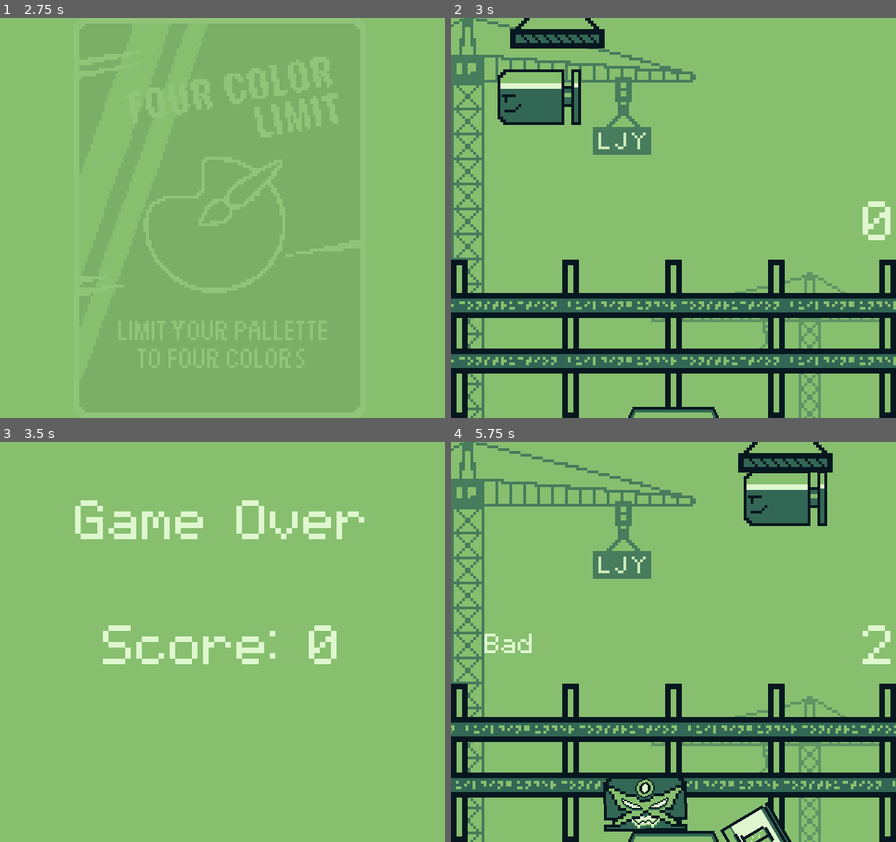
Above: before the commit, frames 1-4 (two rows, left to right).
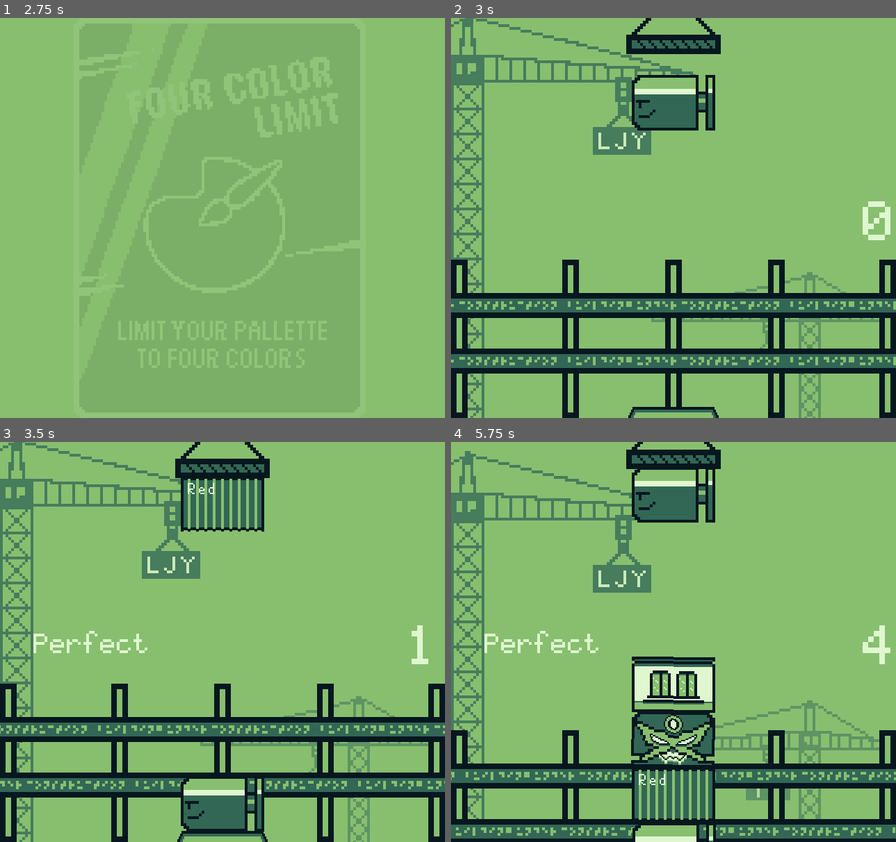
Above: after the commit, the same moments.

Repository: Ride-A-Pig/Tower-Bloxx
Game: Godot game, scene res://Scene/Start.tscn
Same seed, same stepped clock (60 frames per second), same inputs: the game is played once before the commit and once after it.
Inputs:
- Up to frame 1 (2.75 s): tap Enter (ui_accept) at 0.5, 1.35, 1.52, 1.82, 2 s; hold Enter (ui_accept) 0.53-1.28 s; hold Enter (ui_accept) from 2.03 s (still down)
- Up to frame 2 (3 s): release Enter (ui_accept) at 2.78 s; tap Enter (ui_accept) at 2.85 s
- Up to frame 3 (3.5 s): tap Enter (ui_accept) at 3.02, 3.32 s
- Up to frame 4 (5.75 s): hold Enter (ui_accept) 3.53-4.28 s; tap Enter (ui_accept) at 4.35, 4.52, 4.82 s; hold Enter (ui_accept) from 5.03 s (still down)

Frame 1 is identical in both runs. In frame 2, 6.5% of the frame differs, in the area x 10-61%, y 0-29%; in frame 3, 28%; in frame 4, 34%, in the area x 0-100%, y 0-100%.

Commit message:
bug fix

Diff:
--- a/Scene/MainScene.tscn
+++ b/Scene/MainScene.tscn
@@ -468,7 +468,6 @@
 bias = 0.5
 
 [node name="AnimationPlayer" type="AnimationPlayer" parent="Camera2D"]
-autoplay = "Mag"
 anims/Mag = SubResource( 10 )
 anims/RESET = SubResource( 11 )
 
--- a/Scene/Play.gd
+++ b/Scene/Play.gd
@@ -41,8 +41,8 @@
 	pj2d.set_deferred("node_b",pj2d.node_a)
 	pj2d2.set_deferred("node_b",pj2d2.node_a)
 	new_room.linear_velocity = Vector2(0,0)
-	animation_player.playback_speed=1+0.02*GlobalValue.score
-	animation_player.playback_speed = clamp(animation_player.playback_speed,0,4)
+	if animation_player.playback_speed < 5:
+		animation_player.playback_speed=1+0.02*GlobalValue.score
 
 func _on_timeout():
 	_spawn_room()
--- a/Scene/Room.gd
+++ b/Scene/Room.gd
@@ -16,6 +16,7 @@
 #	if GlobalValue.score>=4:
 #		get_node_or_null("/root/Main/Camera2D").position.y-=20
 	GlobalValue._add_score()
+	set_deferred("linear_velocity",Vector2.ZERO)
 	cam_up = global_position.y-body.global_position.y
 	var offset = abs(global_position.x-body.global_position.x)
 	var tween = create_tween()
--- a/Scene/Room.tscn
+++ b/Scene/Room.tscn
@@ -5,6 +5,8 @@
 [ext_resource path="res://src/SFX_water_drop_01.wav" type="AudioStream" id=3]
 
 [sub_resource type="PhysicsMaterial" id=2]
+rough = true
+absorbent = true
 
 [sub_resource type="RectangleShape2D" id=1]
 extents = Vector2( 15, 10 )
Binary file added: src/skytransition.png
Not shown, added: src/skytransition.png.import
Binary file added: src/star_animation.png
Not shown, added: src/star_animation.png.import
Binary file added: src/star_animation_2.png
Not shown, added: src/star_animation_2.png.import
